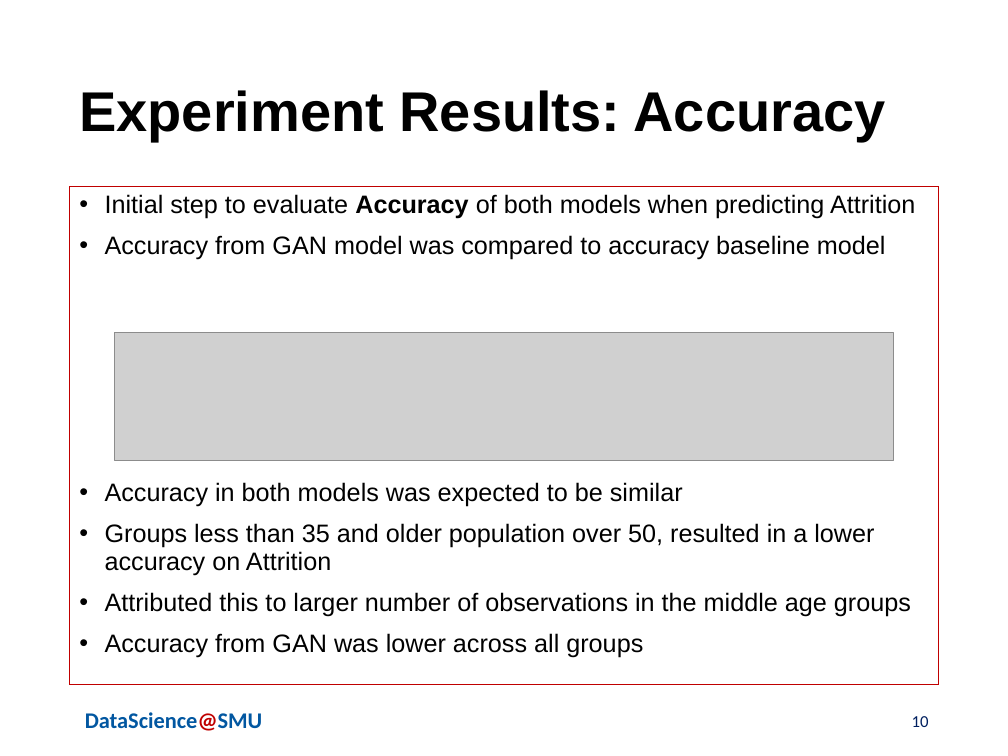
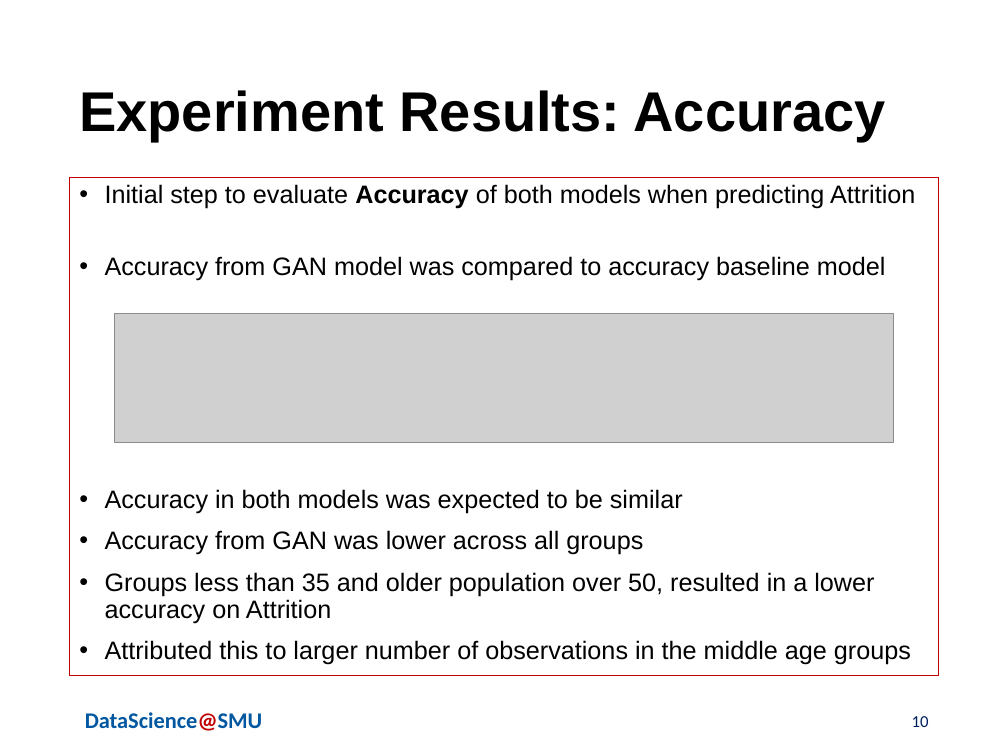
Before and after one commit to skhayden/Reducing-Age-Bias-in-Machine-Learning-An-Algorithmic-Approach, a slide deck: slide 10 of Hayden_deAlford_Wittlin_AdversarialBiasPresentationFINAL7.17.20.pptx. Drawn at 1008x756 pixels with LibreOffice and Linux fonts; fonts in the diff are those of the drawing; grey boxes stand for pictures; background and template pictures are left out. Boxes give left, top, right and bottom in pixels: in the first picture for what was removed or moved away, otherwise in the second. Text is boxed around its words. In the diff, an @@ line names an element or a change of style, - is before the commit and + after.

```diff
--- a/Hayden_deAlford_Wittlin_AdversarialBiasPresentationFINAL7.17.20.pptx
+++ b/Hayden_deAlford_Wittlin_AdversarialBiasPresentationFINAL7.17.20.pptx
@@ text "Initial step to evaluate Accuracy ...": place and size @@
-text "Initial step to evaluate Accuracy ..." at box(70, 186, 938, 684)
+text "Initial step to evaluate Accuracy ..." at box(70, 177, 938, 675)
@@ picture: place and size @@
-picture at box(115, 333, 893, 462)
+picture at box(115, 313, 893, 443)
@@ text at box(105, 530, 643, 555): paragraph added @@
+• Accuracy from GAN was lower across all groups
@@ text at box(105, 633, 643, 658): paragraph removed @@
-• Accuracy from GAN was lower across all groups
```
Also in this commit, not shown: 4 other slides changed.
